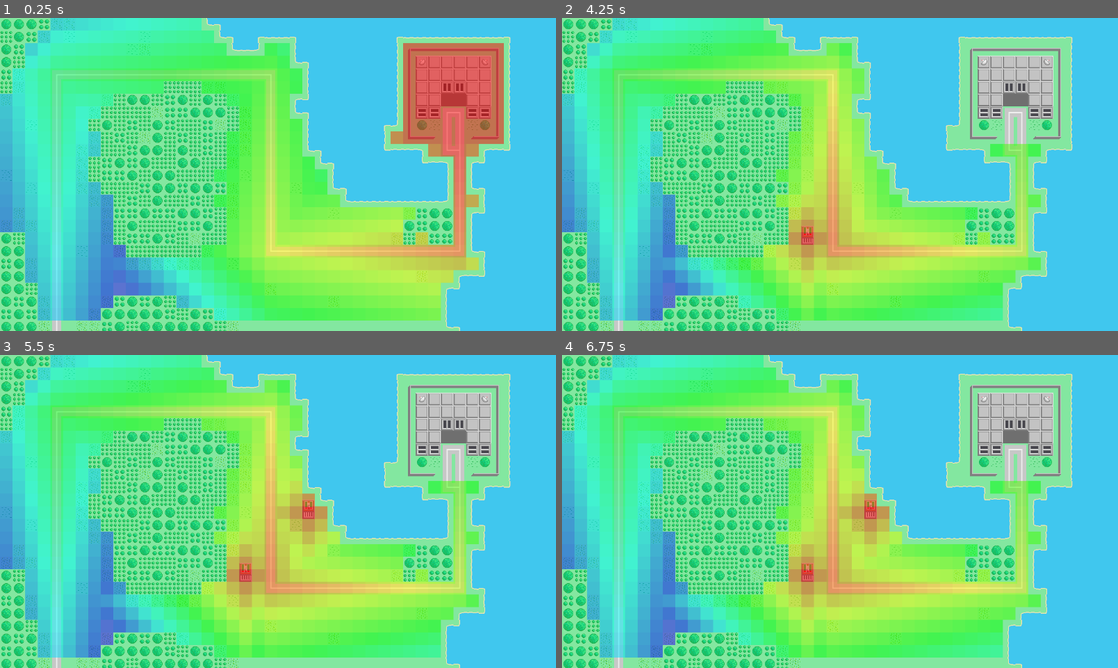
Above: before the commit, frames 1-4 (two rows, left to right).
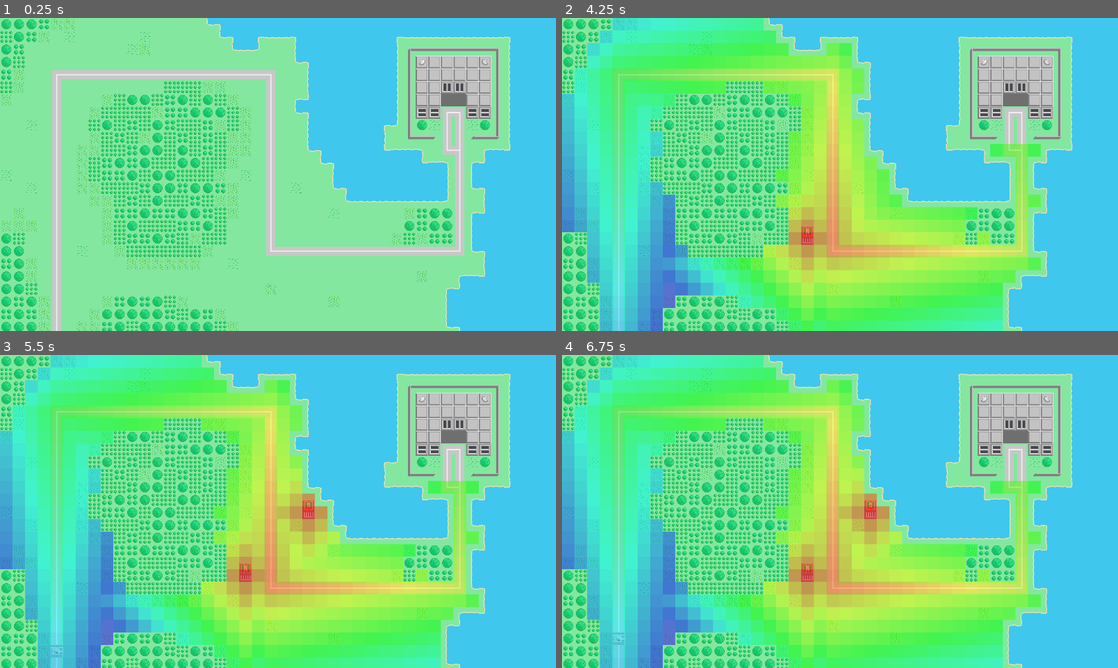
Above: after the commit, the same moments.

Repository: yoru-san/formation-ia-tower-defense
Game: Godot game, scene res://Main.tscn
The game is run twice, just before and just after one commit, with the same random seed, the same clock (stepped at 60 frames per second) and the same inputs.
Inputs (mouse positions are in pixels of both pictures, inside the frame that each line leads up to):
- Up to frame 1 (0.25 s): no input
- Up to frame 2 (4.25 s): tap Enter at 0.5, 2, 3.5 s; move the mouse to (962, 158) at 0.52 s; click (962, 158) at 0.67 s; tap Space at 1.25, 2.75 s; move the mouse to (728, 190) at 1.27 s; click (728, 190) at 1.42 s; move the mouse to (895, 105) at 2.02 s; click (895, 105) at 2.17 s; move the mouse to (812, 237) at 2.77 s; click (812, 237) at 2.92 s; move the mouse to (1006, 221) at 3.52 s; click (1006, 221) at 3.67 s; tap D (toggle_debug, bound only after the commit) at 4.15 s
- Up to frame 3 (5.5 s): move the mouse to (111, 464) at 4.27 s; click (111, 464) at 4.42 s; tap Space at 5 s; move the mouse to (305, 511) at 5.02 s; click (305, 511) at 5.17 s
- Up to frame 4 (6.75 s): move the mouse to (756, 433) at 5.77 s; click (756, 433) at 5.92 s; move the mouse to (962, 495) at 6.52 s; click (962, 495) at 6.67 s

The runs differ from the first frame. In frame 1, 52% of the frame differs, in the area x 0-91%, y 0-97%; in frame 2, 1.7%; in frame 3, 1.7%; in frame 4, 1.7%.

Commit message:
basic enemy movement

Diff:
--- a/Main.tscn
+++ b/Main.tscn
@@ -1,12 +1,14 @@
-[gd_scene load_steps=8 format=2]
+[gd_scene load_steps=10 format=2]
 
 [ext_resource path="res://entities/Base.tscn" type="PackedScene" id=1]
-[ext_resource path="res://Main.gd" type="Script" id=2]
+[ext_resource path="res://scripts/Main.gd" type="Script" id=2]
 [ext_resource path="res://entities/Missile Tower.tscn" type="PackedScene" id=3]
-[ext_resource path="res://WorldMap.gd" type="Script" id=4]
-[ext_resource path="res://shmup29x29.tres" type="TileSet" id=5]
-[ext_resource path="res://TileMapLookup.gd" type="Script" id=6]
-[ext_resource path="res://DebugDrawing.gd" type="Script" id=8]
+[ext_resource path="res://scripts/WorldMap.gd" type="Script" id=4]
+[ext_resource path="res://sprites/shmup29x29.tres" type="TileSet" id=5]
+[ext_resource path="res://scripts/TileMapLookup.gd" type="Script" id=6]
+[ext_resource path="res://entities/Spawner.tscn" type="PackedScene" id=7]
+[ext_resource path="res://scripts/DebugDrawing.gd" type="Script" id=8]
+[ext_resource path="res://entities/Tank.tscn" type="PackedScene" id=9]
 
 [node name="Main" type="Node2D"]
 script = ExtResource( 2 )
@@ -15,7 +17,7 @@
 [node name="World" type="Node2D" parent="."]
 script = ExtResource( 4 )
 width = 44
-height = 24
+height = 25
 
 [node name="TileMap" type="TileMap" parent="World"]
 tile_set = ExtResource( 5 )
@@ -34,6 +36,10 @@
 position = Vector2( 928, 64 )
 tag = "base"
 
+[node name="Spawner" parent="World" instance=ExtResource( 7 )]
+position = Vector2( 116, 696 )
+enemies = [ ExtResource( 9 ) ]
+
 [node name="DebugDrawing" type="Node2D" parent="."]
 z_index = 4096
 script = ExtResource( 8 )
--- a/entities/Base.tscn
+++ b/entities/Base.tscn
@@ -1,7 +1,7 @@
 [gd_scene load_steps=3 format=2]
 
-[ext_resource path="res://shmup29x29.tres" type="TileSet" id=1]
-[ext_resource path="res://TileMapEntity.gd" type="Script" id=2]
+[ext_resource path="res://sprites/shmup29x29.tres" type="TileSet" id=1]
+[ext_resource path="res://scripts/TileMapEntity.gd" type="Script" id=2]
 
 [node name="Base" type="Area2D"]
 script = ExtResource( 2 )
--- a/entities/Missile Tower.tscn
+++ b/entities/Missile Tower.tscn
@@ -1,7 +1,7 @@
 [gd_scene load_steps=3 format=2]
 
 [ext_resource path="res://sprites/M484VerticalShmupSet1-29x29.png" type="Texture" id=1]
-[ext_resource path="res://TileMapEntity.gd" type="Script" id=2]
+[ext_resource path="res://scripts/TileMapEntity.gd" type="Script" id=2]
 
 [node name="Tower" type="Area2D"]
 script = ExtResource( 2 )
--- /dev/null
+++ b/entities/Spawner.tscn
@@ -0,0 +1,11 @@
+[gd_scene load_steps=2 format=2]
+
+[ext_resource path="res://scripts/Spawner.gd" type="Script" id=1]
+
+[node name="Spawner" type="Node2D"]
+script = ExtResource( 1 )
+
+[node name="Timer" type="Timer" parent="."]
+wait_time = 5.0
+autostart = true
+[connection signal="timeout" from="Timer" to="." method="on_timer"]
--- /dev/null
+++ b/entities/Tank.tscn
@@ -0,0 +1,13 @@
+[gd_scene load_steps=3 format=2]
+
+[ext_resource path="res://sprites/M484VerticalShmupSet1-29x29.png" type="Texture" id=1]
+[ext_resource path="res://scripts/Enemy.gd" type="Script" id=2]
+
+[node name="Tank" type="Area2D"]
+script = ExtResource( 2 )
+
+[node name="Sprite" type="Sprite" parent="."]
+texture = ExtResource( 1 )
+centered = false
+region_enabled = true
+region_rect = Rect2( 610, 132, 29, 29 )
--- a/project.godot
+++ b/project.godot
@@ -12,17 +12,17 @@
 "base": "Object",
 "class": "DijkstraMap",
 "language": "GDScript",
-"path": "res://DijkstraMap.gd"
+"path": "res://scripts/DijkstraMap.gd"
 }, {
 "base": "Object",
 "class": "PriorityQueue",
 "language": "GDScript",
-"path": "res://PriorityQueue.gd"
+"path": "res://scripts/PriorityQueue.gd"
 }, {
 "base": "Area2D",
 "class": "TileMapEntity",
 "language": "GDScript",
-"path": "res://TileMapEntity.gd"
+"path": "res://scripts/TileMapEntity.gd"
 } ]
 _global_script_class_icons={
 "DijkstraMap": "",
@@ -43,6 +43,14 @@
 window/stretch/mode="viewport"
 window/stretch/aspect="expand"
 
+[input]
+
+toggle_debug={
+"deadzone": 0.5,
+"events": [ Object(InputEventKey,"resource_local_to_scene":false,"resource_name":"","device":0,"alt":false,"shift":false,"control":false,"meta":false,"command":false,"pressed":false,"scancode":68,"unicode":0,"echo":false,"script":null)
+ ]
+}
+
 [rendering]
 
 quality/driver/driver_name="GLES2"
--- a/DijkstraMap.gd
+++ b/scripts/DijkstraMap.gd
@@ -4,6 +4,7 @@
 var frontier = PriorityQueue.new()
 var score = []
 var max_cost = 0
+var neighbours = [Vector2(1, 0), Vector2(0, 1), Vector2(0, -1), Vector2(-1, 0)]
 
 func handle_neighbour(current, neighbour, cost):
 	if neighbour.x < 0 || neighbour.x >= cost.size() || neighbour.y < 0 || neighbour.y >= cost[neighbour.x].size(): return
@@ -27,7 +28,18 @@
 
 	while !(frontier.empty()):
 		var current = frontier.get_next()
-		handle_neighbour(current, Vector2(current.x + 1, current.y), cost)
-		handle_neighbour(current, Vector2(current.x, current.y + 1), cost)
-		handle_neighbour(current, Vector2(current.x - 1, current.y), cost)
-		handle_neighbour(current, Vector2(current.x, current.y - 1), cost)
+		for neighbour in neighbours:
+			handle_neighbour(current, current + neighbour, cost)
+
+
+func get_next(pos):
+	var lowest_neighbour = Vector2(pos.x, pos.y)
+	var lowest_score = score[lowest_neighbour.x][lowest_neighbour.y]
+	for neighbour in neighbours:
+		var neighbour_pos = pos + neighbour
+		if neighbour_pos.x < 0 || neighbour_pos.x >= score.size() || neighbour_pos.y < 0 || neighbour_pos.y >= score[neighbour_pos.x].size(): continue
+		var neighbour_score = score[neighbour_pos.x][neighbour_pos.y]
+		if neighbour_score != null && neighbour_score < lowest_score:
+			lowest_score = neighbour_score
+			lowest_neighbour = pos + neighbour
+	return lowest_neighbour
--- /dev/null
+++ b/scripts/Enemy.gd
@@ -0,0 +1,13 @@
+extends Area2D
+
+var last_move = 0
+
+func _process(delta):
+	var time = OS.get_ticks_msec()
+	if time - last_move >= 1000:
+		last_move = time
+		var world = get_node("..")
+		if world.dijkstra.has("distance_to_base"):
+			var tile_map = world.tile_map
+			var tile_pos = tile_map.world_to_map(position)
+			position = tile_map.map_to_world(world.dijkstra["distance_to_base"].get_next(tile_pos))
--- a/Main.gd
+++ b/scripts/Main.gd
@@ -1,9 +1,14 @@
 extends Node2D
 
 export (PackedScene) var Tower
+
+func _ready():
+	get_node("DebugDrawing").visible = false
 
 func _input(event):
 	if event is InputEventMouseButton:
 		if event.button_index == BUTTON_LEFT and event.pressed:
 			var tower = Tower.instance()
 			get_node("World").add_entity(tower, event.position)
+	if Input.is_action_just_pressed("toggle_debug"):
+		get_node("DebugDrawing").visible = !get_node("DebugDrawing").visible
--- /dev/null
+++ b/scripts/Spawner.gd
@@ -0,0 +1,14 @@
+extends Node2D
+
+export var enemies = []
+var rng = RandomNumberGenerator.new()
+
+func _ready():
+	rng.randomize()
+
+func on_timer():
+	if !enemies.size(): return
+	var enemy = enemies[rng.randi_range(0, enemies.size() - 1)].instance()
+	get_node("..").add_child(enemy)
+	enemy.position = position
+	enemy.z_index = position.y
Renamed: DebugDrawing.gd -> scripts/DebugDrawing.gd
Renamed: PriorityQueue.gd -> scripts/PriorityQueue.gd
Renamed: TileMapEntity.gd -> scripts/TileMapEntity.gd
Renamed: TileMapLookup.gd -> scripts/TileMapLookup.gd
Renamed: WorldMap.gd -> scripts/WorldMap.gd
Binary file added: sprites/M484VerticalShmupSet2-30x30.png
Not shown, added: sprites/M484VerticalShmupSet2-30x30.png.import
Renamed: shmup29x29.tres -> sprites/shmup29x29.tres
